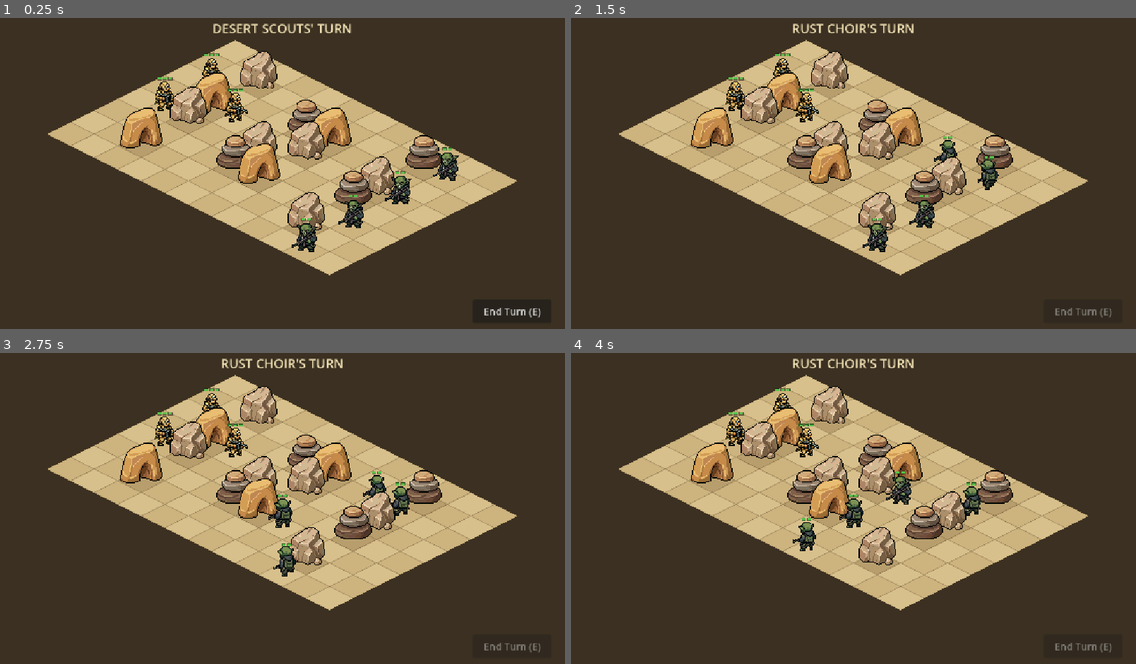
Above: before the commit, frames 1-4 (two rows, left to right).
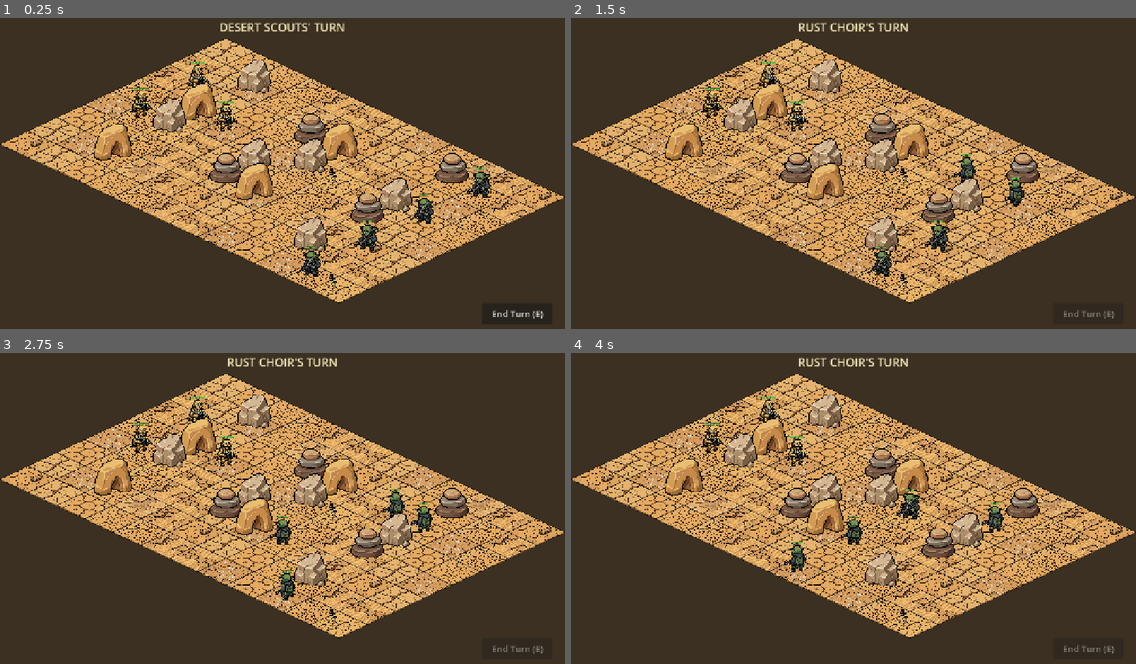
Above: after the commit, the same moments.

Repository: bfunkmcgee/ThinShot
Game: Godot game, scene res://scenes/Battle.tscn
Two runs of this game, one before a commit and one after it. Both use one fixed random seed, a clock stepped at 60 frames per second and the inputs below.
Inputs (mouse positions are in pixels of both pictures, inside the frame that each line leads up to):
- Up to frame 1 (0.25 s): no input
- Up to frame 2 (1.5 s): click "End Turn (E)" at 0.5 s; move the mouse to (977, 157) at 1.27 s; hold E (end_turn) from 1.28 s (still down); click (977, 157) at 1.42 s
- Up to frame 3 (2.75 s): move the mouse to (169, 527) at 2.02 s; release E (end_turn) at 2.03 s; tap E (end_turn) at 2.1 s; click (169, 527) at 2.17 s
- Up to frame 4 (4 s): move the mouse to (910, 440) at 2.77 s; hold E (end_turn) 2.78-3.5 s; click (910, 440) at 2.92 s; click "End Turn (E)" at 3.5 s

The runs differ from the first frame. In frame 1, 39% of the frame differs, in the area x 0-100%, y 1-97%; in frame 2, 39%; in frame 3, 39%; in frame 4, 39%.

Commit message:
Render the board with the desert floor tileset
Replace the flat-color diamond tiles with the 10-variant Cracked
Desert floor sheet, drawn 1:1 via draw_texture_rect_region with
per-cell regions measured from the sheet (128x60 faces, 129px stride;
the plant tile is 6px taller and hangs above its diamond). Variants
are picked from a weighted deterministic pool so plain floors dominate
and the crater/plant/log accents stay rare and stable across runs.

The logical tile grows from 96x48 to the art-native 128x60 and the
viewport from 1152x648 to 1280x720; the 12x8 grid, spawns, and all
gameplay are unchanged. Board draws with nearest filtering.

Co-Authored-By: Claude Fable 5 <noreply@anthropic.com>

Diff:
--- a/project.godot
+++ b/project.godot
@@ -22,6 +22,8 @@
 
 [display]
 
+window/size/viewport_width=1280
+window/size/viewport_height=720
 window/stretch/mode="canvas_items"
 
 [input]
--- a/scenes/Battle.tscn
+++ b/scenes/Battle.tscn
@@ -9,13 +9,14 @@
 [node name="Backdrop" type="ColorRect" parent="."]
 offset_left = -32.0
 offset_top = -32.0
-offset_right = 1184.0
-offset_bottom = 680.0
+offset_right = 1312.0
+offset_bottom = 752.0
 mouse_filter = 2
 color = Color(0.23, 0.19, 0.13, 1)
 
 [node name="Board" type="Node2D" parent="."]
-position = Vector2(480, 72)
+position = Vector2(512, 80)
+texture_filter = 1
 script = ExtResource("2_board")
 
 [node name="Entities" type="Node2D" parent="."]
--- a/scripts/Board.gd
+++ b/scripts/Board.gd
@@ -5,8 +5,8 @@
 ## reachability. Cells are abstract Vector2i; only this script knows the
 ## 2:1 diamond projection. Highlight state is pushed in by Battle.gd.
 
-const TILE_W := 96
-const TILE_H := 48
+const TILE_W := 128
+const TILE_H := 60
 const SIZE := Vector2i(12, 8)
 
 # '#' = impassable rock, '.' = sand.
@@ -21,9 +21,34 @@
 	"............",
 ]
 
-const SAND_A := Color("d8c08c")
-const SAND_B := Color("cdb37e")
-const ROCK_TINT := Color("b89e6d")
+const FLOOR_SHEET := preload(
+		"res://assets/Tiles/Environments/Desert/Cracked_Desert_floor.png")
+
+# Measured source regions in the floor sheet: 128x60 diamond faces on a
+# 129px stride, rows at y 34/163/292. The plant tile (index 6) is 6px
+# taller; its extra height hangs above the diamond when drawn.
+const TILE_REGIONS: Array[Rect2] = [
+	Rect2(0, 34, 128, 60),    # 0 cracked plain
+	Rect2(129, 34, 128, 60),  # 1 cracked plain
+	Rect2(258, 34, 128, 60),  # 2 fine cracks
+	Rect2(387, 34, 128, 60),  # 3 dense cracks
+	Rect2(0, 163, 128, 60),   # 4 crater (accent)
+	Rect2(129, 163, 128, 60), # 5 mottled
+	Rect2(258, 157, 128, 66), # 6 plant tuft (accent, taller)
+	Rect2(387, 163, 128, 60), # 7 log debris (accent)
+	Rect2(0, 292, 128, 60),   # 8 sandy waves
+	Rect2(129, 292, 128, 60), # 9 sandy cracks
+]
+
+# Weighted variant pool: plain floors dominate, accents stay rare.
+const TILE_POOL: Array[int] = [
+	0, 1, 2, 3, 8, 9,
+	0, 1, 2, 3, 8, 9,
+	0, 1, 2, 3, 8, 9,
+	5, 5, 5,
+	4, 6, 7,
+]
+
 const GRID_LINE := Color(0.35, 0.27, 0.15, 0.25)
 const MOVE_HL := Color(0.95, 0.85, 0.3, 0.35)
 const ATTACK_HL := Color(0.9, 0.2, 0.15, 0.4)
@@ -157,17 +182,23 @@
 	])
 
 
+func _tile_variant(cell: Vector2i) -> int:
+	return TILE_POOL[absi(cell.x * 92821 + cell.y * 31337) % TILE_POOL.size()]
+
+
 func _draw() -> void:
 	for y in SIZE.y:
 		for x in SIZE.x:
 			var cell := Vector2i(x, y)
-			var color := SAND_A if (x + y) % 2 == 0 else SAND_B
-			if is_wall(cell):
-				color = ROCK_TINT
-			var points := _diamond(cell)
-			draw_colored_polygon(points, color)
-			var outline := points
-			outline.append(points[0])
+			var region := TILE_REGIONS[_tile_variant(cell)]
+			var c := cell_to_local(cell)
+			var dest := Rect2(
+				c.x - TILE_W / 2.0,
+				c.y - TILE_H / 2.0 - (region.size.y - TILE_H),
+				region.size.x, region.size.y)
+			draw_texture_rect_region(FLOOR_SHEET, dest, region)
+			var outline := _diamond(cell)
+			outline.append(outline[0])
 			draw_polyline(outline, GRID_LINE, 1.5, true)
 	for cell: Vector2i in move_cells:
 		draw_colored_polygon(_diamond(cell), MOVE_HL)
Binary file added: assets/Tiles/Environments/Desert/Cracked_Desert_floor.png
Not shown, added: assets/Tiles/Environments/Desert/Cracked_Desert_floor.png.import
Not shown, changed: README.md
